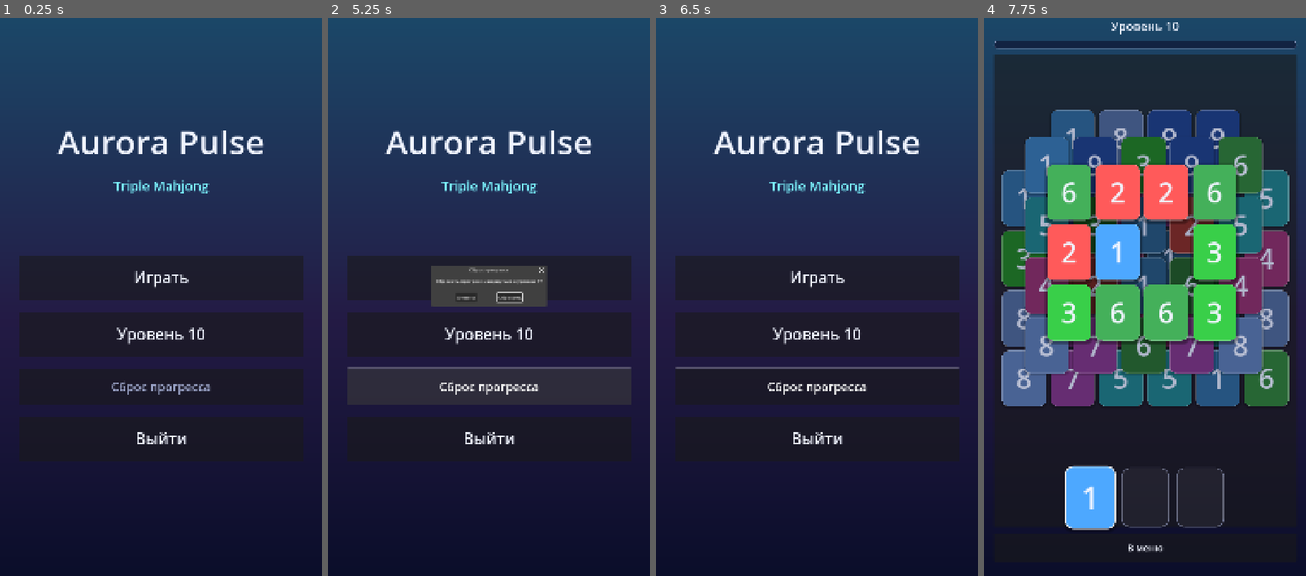
Above: before the commit, frames 1-4 (left to right).
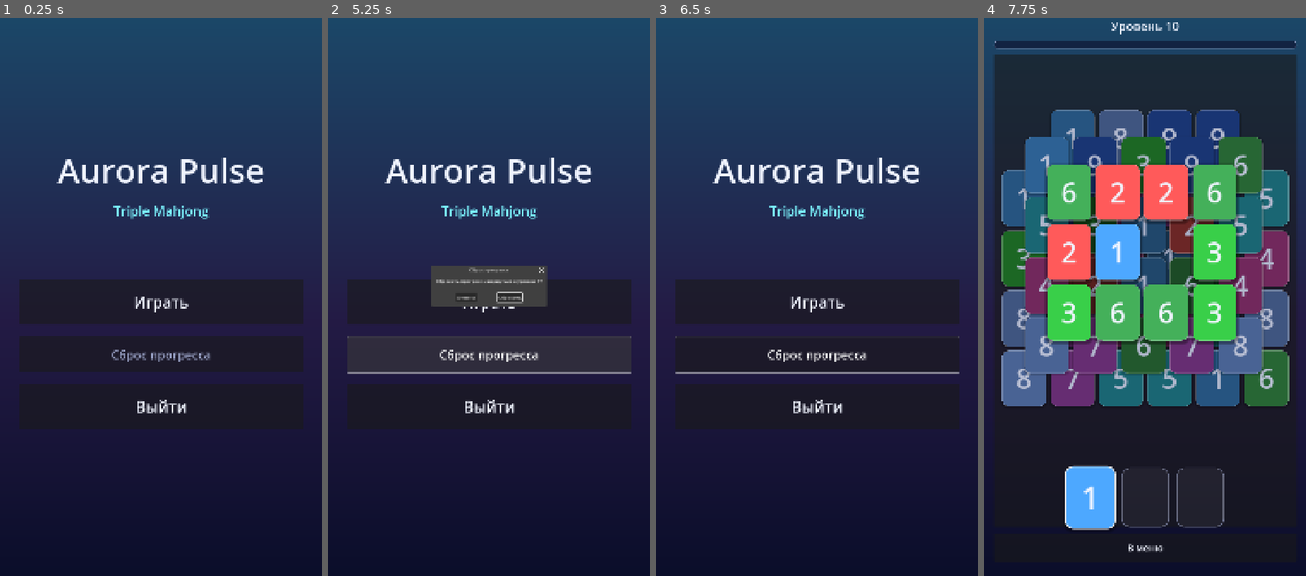
Above: after the commit, the same moments.

Repository: Geraa50/Aurora-Pulse
Game: Godot game, scene res://scenes/main_menu.tscn
Two runs of this game, one before a commit and one after it. Both use one fixed random seed, a clock stepped at 60 frames per second and the inputs below.
Inputs (mouse positions are in pixels of both pictures, inside the frame that each line leads up to; where the layout moved, square brackets give the same spot in the first picture):
- Up to frame 1 (0.25 s): no input
- Up to frame 2 (5.25 s): click (489, 168) [489, 336] at 0.5 s; click "В меню" at 1.25 s; click "Играть" at 2 s; click "В меню" at 2.75 s; click "Играть" at 3.5 s; click "В меню" at 4.25 s; click "Сброс прогресса" at 5 s
- Up to frame 3 (6.5 s): click "Отмена" at 5.75 s
- Up to frame 4 (7.75 s): click (1145, 168) [1145, 336] at 6.5 s; tap Enter at 7.25 s; move the mouse to (1170, 257) at 7.27 s; click (1170, 257) at 7.42 s

The runs differ from the first frame. In frame 1, 11% of the frame differs, in the area x 6-95%, y 20-77%; in frame 2, 11%; in frame 3, 12%; in frame 4, nothing differs.

Commit message:
move level 10 button

Diff:
--- a/game/scenes/main_menu.tscn
+++ b/game/scenes/main_menu.tscn
@@ -51,13 +51,35 @@
 theme_override_constants/separation = 40
 alignment = 1
 
-[node name="Title" type="Label" parent="SafeArea/VBox"]
+[node name="TitleRow" type="Control" parent="SafeArea/VBox"]
+custom_minimum_size = Vector2(0, 132)
 layout_mode = 2
 size_flags_horizontal = 3
+
+[node name="Title" type="Label" parent="SafeArea/VBox/TitleRow"]
+layout_mode = 1
+anchors_preset = 15
+anchor_right = 1.0
+anchor_bottom = 1.0
+grow_horizontal = 2
+grow_vertical = 2
+mouse_filter = 2
 theme_override_colors/font_color = Color(0.941, 0.957, 1, 1)
 theme_override_font_sizes/font_size = 112
 text = "Aurora Pulse"
 horizontal_alignment = 1
+vertical_alignment = 1
+
+[node name="Level10Button" type="Button" parent="SafeArea/VBox/TitleRow"]
+layout_mode = 1
+anchors_preset = 15
+anchor_right = 1.0
+anchor_bottom = 1.0
+grow_horizontal = 2
+grow_vertical = 2
+focus_mode = 0
+flat = true
+text = ""
 
 [node name="Subtitle" type="Label" parent="SafeArea/VBox"]
 layout_mode = 2
@@ -78,14 +100,6 @@
 theme_override_colors/font_color = Color(0.941, 0.957, 1, 1)
 theme_override_font_sizes/font_size = 52
 text = "Играть"
-
-[node name="Level10Button" type="Button" parent="SafeArea/VBox"]
-custom_minimum_size = Vector2(0, 150)
-layout_mode = 2
-size_flags_horizontal = 3
-theme_override_colors/font_color = Color(0.941, 0.957, 1, 1)
-theme_override_font_sizes/font_size = 52
-text = "Уровень 10"
 
 [node name="ResetButton" type="Button" parent="SafeArea/VBox"]
 custom_minimum_size = Vector2(0, 120)
--- a/game/scripts/ui/main_menu.gd
+++ b/game/scripts/ui/main_menu.gd
@@ -1,8 +1,9 @@
 extends Control
-## Главное меню: старт с 1 или 10 уровня, сброс прогресса и выход.
+## Главное меню: старт с 1 уровня, скрытый переход на 10 (тап по «Aurora Pulse»),
+## сброс прогресса и выход.
 
 @onready var play_button: Button = $SafeArea/VBox/PlayButton
-@onready var level_10_button: Button = $SafeArea/VBox/Level10Button
+@onready var level_10_button: Button = $SafeArea/VBox/TitleRow/Level10Button
 @onready var reset_button: Button = $SafeArea/VBox/ResetButton
 @onready var exit_button: Button = $SafeArea/VBox/ExitButton
 @onready var reset_confirm: ConfirmationDialog = $ResetConfirmDialog
@@ -10,11 +11,21 @@
 
 func _ready() -> void:
 	AudioManager.play_music()
+	_style_hidden_level_10_button()
 	play_button.pressed.connect(_on_play_pressed)
 	level_10_button.pressed.connect(_on_level_10_pressed)
 	reset_button.pressed.connect(_on_reset_pressed)
 	exit_button.pressed.connect(_on_exit_pressed)
 	reset_confirm.confirmed.connect(_on_reset_confirmed)
+
+
+func _style_hidden_level_10_button() -> void:
+	level_10_button.text = ""
+	level_10_button.flat = true
+	level_10_button.focus_mode = Control.FOCUS_NONE
+	var transparent := StyleBoxEmpty.new()
+	for style_name in ["normal", "hover", "pressed", "focus", "disabled"]:
+		level_10_button.add_theme_stylebox_override(style_name, transparent)
 
 
 func _on_play_pressed() -> void:
